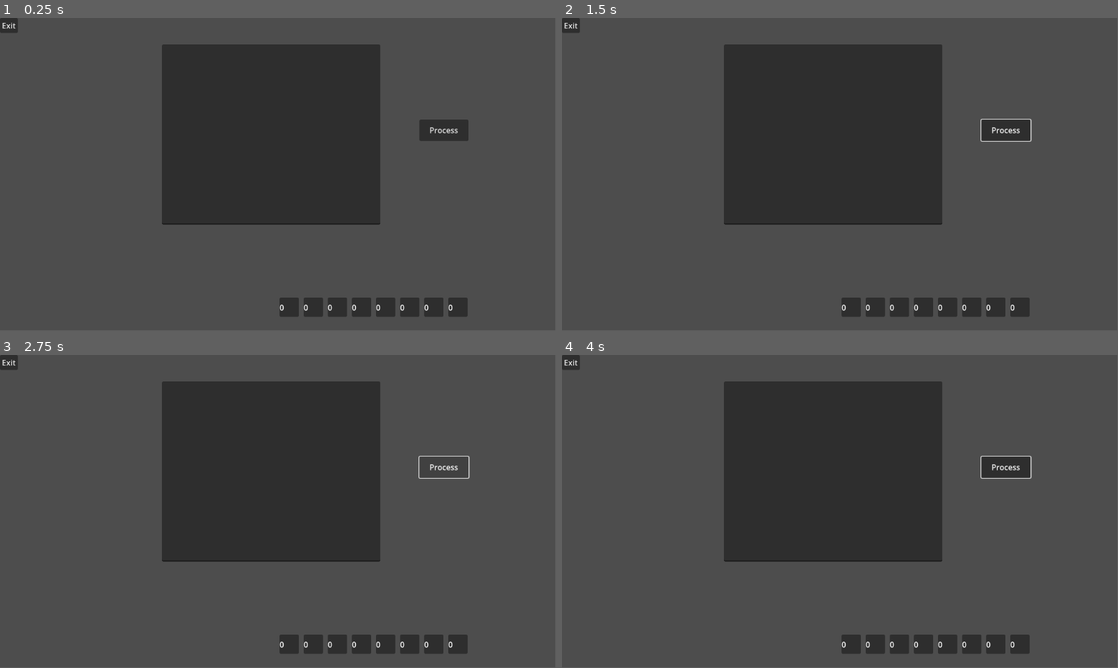
Above: before the commit, frames 1-4 (two rows, left to right).
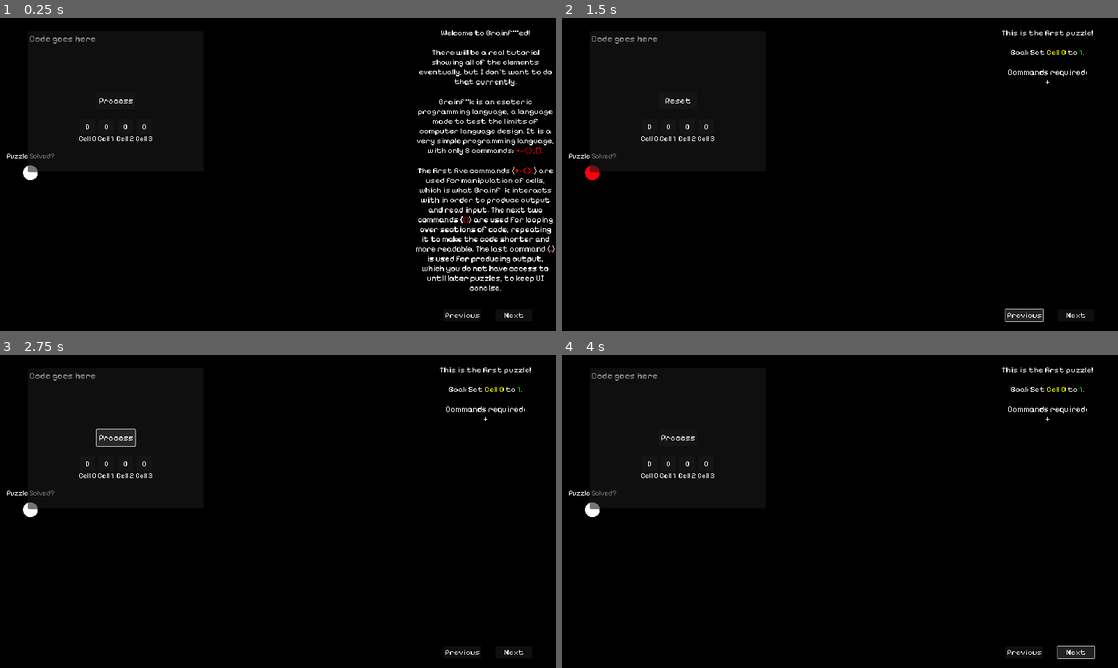
Above: after the commit, the same moments.

Repository: Xarrak-Dev/brainf---ed
Game: Godot game, scene res://game.tscn
The game is run twice, just before and just after one commit, with the same random seed, the same clock (stepped at 60 frames per second) and the same inputs. Before the commit the project starts from res://node_2d.tscn.
Inputs (mouse positions are in pixels of both pictures, inside the frame that each line leads up to):
- Up to frame 1 (0.25 s): no input
- Up to frame 2 (1.5 s): click "Process" at 0.5 s; click (1023, 315) at 1.25 s, where only the run after the commit has a clickable "Previous"
- Up to frame 3 (2.75 s): click "Process" (after the commit: "Reset") at 2 s
- Up to frame 4 (4 s): click (1073, 652) at 2.75 s, where only the run after the commit has a clickable "Next"; click (1073, 652) at 3.5 s, where only the run after the commit has a clickable "Next"
In our replay, the window is 799x449 before the commit and 800x450 after it. These sizes can differ from the game's own. Grey fills any space a smaller window leaves; there, only what the larger window draws over its background counts as a difference.

The runs differ from the first frame. In frame 1, 100% of the frame differs, in the area x 0-100%, y 0-100%; in frame 2, 100%; in frame 3, 100%; in frame 4, 100%.

Commit message:
i havent pushed changes in a hot minute

Diff:
--- /dev/null
+++ b/basePuzzles.json
@@ -0,0 +1,20 @@
+{
+	"0": {
+		"type":"cellValue",
+		"defaultCellSetup":null,
+		"allowedFunctions":
+			{
+				"input": false,
+				"speed": false
+			},
+		"cellNumber":4,
+		"cellSize":4,
+		"solutionType":"cell",
+		"solution":1,
+		"description":
+			{
+				"page0":"[center]Welcome to Brainf***ed!\n\nThere will be a real tutorial showing all of the elements eventually, but I don't want to do that currently.\n\nBrainf**k is an esoteric programming language, a language made to test the limits of computer language design. It is a very simple programming language, with only 8 commands; [color=red]+-<>,[].[/color] \n\nThe first five commands ([color=red]+-<>,[/color]) are used for manipulation of cells, which is what Brainf**k interacts with in order to produce output and read input. The next two commands ([color=red][][/color]) are used for looping over sections of code, repeating it to make the code shorter and more readable. The last command ([color=red].[/color]) is used for producing output, which you do not have access to until later puzzles, to keep UI concise.[/center]",
+				"page1":"[center]This is the first puzzle!\n\nGoal: Set [color=yellow]Cell 0[/color] to [color=green]1[/color].\n\nCommands required:\n+[/center]"
+			}
+	}
+}
--- a/cell.gd
+++ b/cell.gd
@@ -2,9 +2,11 @@
 
 var value = 0
 @onready var valueLabel = $Panel/ValueLabel
+@onready var nameLabel = $"Cell Label"
 
 func _ready():
 	valueLabel.text = str(value)
+	nameLabel.text = "Cell " + self.name.split("l")[2]
 
 func updateValue(val):
 	value = val
--- a/cell.tscn
+++ b/cell.tscn
@@ -1,6 +1,11 @@
-[gd_scene load_steps=2 format=3 uid="uid://dugbwiul1ufsa"]
+[gd_scene load_steps=4 format=3 uid="uid://dugbwiul1ufsa"]
 
 [ext_resource type="Script" path="res://cell.gd" id="1_o2em5"]
+[ext_resource type="FontFile" uid="uid://crb8tfej8hrt1" path="res://PixelifySans-Regular.ttf" id="2_22pnf"]
+
+[sub_resource type="LabelSettings" id="LabelSettings_35q8v"]
+font = ExtResource("2_22pnf")
+font_size = 19
 
 [node name="Cell" type="Node2D"]
 script = ExtResource("1_o2em5")
@@ -17,7 +22,18 @@
 offset_top = 9.0
 offset_right = 40.0
 offset_bottom = 32.0
+text = "0"
+label_settings = SubResource("LabelSettings_35q8v")
+horizontal_alignment = 1
 metadata/_edit_group_ = true
+
+[node name="Cell Label" type="Label" parent="."]
+offset_left = -23.0
+offset_top = 20.0
+offset_right = 23.0
+offset_bottom = 43.0
+text = "Cell 0"
+label_settings = SubResource("LabelSettings_35q8v")
 
 [node name="Container" type="Container" parent="."]
 offset_left = -20.0
--- /dev/null
+++ b/game.gd
@@ -0,0 +1,72 @@
+extends Node2D
+
+@onready var level = load("res://level_template.tscn")
+@onready var descLabel = $"Puzzle Description"
+@onready var dot = $"Completed Dot"
+@onready var nextButton = $"Next Page Button"
+@onready var prevButton = $"Previous Page Button"
+var puzzleNumber = 0
+var game = null
+var pageNumber = 0
+@onready var puzzles = preload("res://basePuzzles.json").data
+@onready var puzzle = puzzles[str(puzzleNumber)]
+
+func _ready() -> void:
+	createPuzzle()
+
+func createPuzzle():
+	if puzzle["description"].size() == 1:
+		nextButton.visible = false
+		prevButton.visible = false
+	updatePage()
+	createGame(puzzle["cellNumber"], puzzle["cellSize"], puzzle["allowedFunctions"]["input"], puzzle["allowedFunctions"]["speed"], puzzle["defaultCellSetup"])
+
+func createGame(cellNumber:int = 8, cellSize:int = 8, inputAllowed:bool = true, speedAllowed:bool = true, defaultCells = null):
+	game = level.instantiate()
+	for child in get_children():
+		if child.name == "game":
+			child.queue_free()
+	game.cellBitSize = cellSize
+	game.allowed["input"] = inputAllowed
+	game.allowed["speed"] = speedAllowed
+	game.name = "game"
+	if defaultCells != null:
+		game.defaultCells = defaultCells
+		game.cells = defaultCells
+	else:
+		game.fillCells(cellNumber)
+	game.simulated.connect(checkGame)
+	game.reset.connect(resetGame)
+	add_child(game)
+
+func checkGame():
+	var solved = false
+	if puzzle["solutionType"] == "cell":
+		solved = puzzleChecker.checkSolution(puzzle["type"], game.cells, puzzle["solution"])
+	if solved:
+		dot.modulate = Color(0, 0.69, 0)
+		var overlay = load("res://succesfulPuzzle.tscn").instantiate()
+		add_child(overlay)
+	else:
+		dot.modulate = Color(1, 0, 0.067)
+
+func resetGame():
+	dot.modulate = Color(1, 1, 1)
+
+func updatePage():
+	descLabel.text = puzzle["description"]["page" + str(pageNumber)]
+
+func _on_previous_page_button_pressed() -> void:
+	if pageNumber > 0:
+		pageNumber -= 1
+	else:
+		pageNumber = puzzle["description"].size() - 1
+	updatePage()
+
+
+func _on_next_page_button_pressed() -> void:
+	if pageNumber < (puzzle["description"].size() - 1):
+		pageNumber += 1
+	else:
+		pageNumber = 0
+	updatePage()
--- /dev/null
+++ b/game.tscn
@@ -0,0 +1,59 @@
+[gd_scene load_steps=5 format=3 uid="uid://bcvnnfdfbumt7"]
+
+[ext_resource type="Script" path="res://game.gd" id="1_8spen"]
+[ext_resource type="FontFile" uid="uid://crb8tfej8hrt1" path="res://PixelifySans-Regular.ttf" id="2_0kbh7"]
+[ext_resource type="Texture2D" uid="uid://5xghd2y40rk4" path="res://unnamed.png" id="3_m42xy"]
+
+[sub_resource type="LabelSettings" id="LabelSettings_2ykdp"]
+font = ExtResource("2_0kbh7")
+font_size = 24
+
+[node name="Node2D" type="Node2D"]
+script = ExtResource("1_8spen")
+
+[node name="Puzzle Description" type="RichTextLabel" parent="."]
+offset_left = 1433.0
+offset_top = 34.0
+offset_right = 1920.0
+offset_bottom = 116.0
+theme_override_fonts/normal_font = ExtResource("2_0kbh7")
+theme_override_font_sizes/normal_font_size = 28
+bbcode_enabled = true
+text = "[center]if you're seeing this something went horribly wrong lol[/center]"
+fit_content = true
+scroll_active = false
+autowrap_mode = 2
+
+[node name="Previous Page Button" type="Button" parent="."]
+offset_left = 1532.0
+offset_top = 1005.0
+offset_right = 1658.0
+offset_bottom = 1047.0
+theme_override_fonts/font = ExtResource("2_0kbh7")
+theme_override_font_sizes/font_size = 28
+text = "Previous"
+
+[node name="Next Page Button" type="Button" parent="."]
+offset_left = 1712.0
+offset_top = 1005.0
+offset_right = 1838.0
+offset_bottom = 1047.0
+theme_override_fonts/font = ExtResource("2_0kbh7")
+theme_override_font_sizes/font_size = 28
+text = "Next"
+
+[node name="Completed Dot" type="Sprite2D" parent="."]
+position = Vector2(105, 534)
+scale = Vector2(0.1, 0.1)
+texture = ExtResource("3_m42xy")
+
+[node name="Information Level" type="Label" parent="."]
+offset_left = 22.0
+offset_top = 462.0
+offset_right = 189.0
+offset_bottom = 491.0
+text = "Puzzle Solved?"
+label_settings = SubResource("LabelSettings_2ykdp")
+
+[connection signal="pressed" from="Previous Page Button" to="." method="_on_previous_page_button_pressed"]
+[connection signal="pressed" from="Next Page Button" to="." method="_on_next_page_button_pressed"]
--- /dev/null
+++ b/level_template.tscn
@@ -0,0 +1,88 @@
+[gd_scene load_steps=5 format=3 uid="uid://vc6fqkgcfr26"]
+
+[ext_resource type="Script" path="res://node_2d.gd" id="1_xnb2o"]
+[ext_resource type="FontFile" uid="uid://crb8tfej8hrt1" path="res://PixelifySans-Regular.ttf" id="2_why1f"]
+
+[sub_resource type="LabelSettings" id="LabelSettings_pxg48"]
+font = ExtResource("2_why1f")
+font_size = 24
+
+[sub_resource type="LabelSettings" id="LabelSettings_xrlmi"]
+font = ExtResource("2_why1f")
+font_size = 22
+
+[node name="Node2D" type="Node2D"]
+scale = Vector2(1.3, 1.3)
+script = ExtResource("1_xnb2o")
+
+[node name="Editor" type="TextEdit" parent="."]
+offset_left = 506.0
+offset_top = 82.0
+offset_right = 973.0
+offset_bottom = 456.0
+theme_override_fonts/font = ExtResource("2_why1f")
+theme_override_font_sizes/font_size = 24
+placeholder_text = "Code goes here"
+wrap_mode = 1
+
+[node name="Input" type="TextEdit" parent="."]
+offset_left = 511.0
+offset_top = 568.0
+offset_right = 964.0
+offset_bottom = 606.0
+theme_override_fonts/font = ExtResource("2_why1f")
+theme_override_font_sizes/font_size = 20
+placeholder_text = "Input for the program goes here"
+
+[node name="ProcessButton" type="Button" parent="."]
+offset_left = 689.0
+offset_top = 517.0
+offset_right = 791.0
+offset_bottom = 561.0
+theme_override_fonts/font = ExtResource("2_why1f")
+theme_override_font_sizes/font_size = 23
+text = "Process"
+
+[node name="Cells" type="Node" parent="."]
+
+[node name="outputLabel" type="Label" parent="."]
+offset_left = 626.923
+offset_top = 713.077
+offset_right = 834.923
+offset_bottom = 742.077
+size_flags_horizontal = 4
+focus_mode = 2
+text = "Output Goes Here"
+label_settings = SubResource("LabelSettings_pxg48")
+horizontal_alignment = 1
+metadata/_edit_use_anchors_ = true
+
+[node name="Pointer" type="Label" parent="."]
+offset_left = -74.6154
+offset_top = -46.9231
+offset_right = -49.6154
+offset_bottom = 13.0769
+rotation = 1.5708
+pivot_offset = Vector2(25, 30)
+theme_override_font_sizes/font_size = 43
+text = ">"
+
+[node name="HSlider" type="HSlider" parent="."]
+offset_left = 520.0
+offset_top = 55.0
+offset_right = 961.0
+offset_bottom = 71.0
+max_value = 0.3
+step = 0.001
+
+[node name="infoLabel" type="Label" parent="HSlider"]
+layout_mode = 0
+offset_left = 150.0
+offset_top = -36.5385
+offset_right = 280.0
+offset_bottom = -9.53846
+text = "Speed Slider"
+label_settings = SubResource("LabelSettings_xrlmi")
+
+[connection signal="pressed" from="ProcessButton" to="." method="_on_process_button_pressed"]
+[connection signal="value_changed" from="HSlider" to="." method="_on_h_slider_value_changed"]
--- a/node_2d.gd
+++ b/node_2d.gd
@@ -1,55 +1,130 @@
 extends Node2D
 
+#elements, these are used when they need to be updated, read from or have the visibility changed
 @onready var editor = $Editor
 @onready var cellsNode = $Cells
+@onready var outputLabel = $outputLabel
+@onready var input = $Input
+@onready var pointerLabel = $Pointer
+@onready var speedSlider = $HSlider
+@onready var processButton = $ProcessButton
 
+@onready var centerOfScreenX = (get_viewport().size.x / self.scale.x) / 2
+@onready var viewportSizeY = get_viewport().size.y / self.scale.x
+
+signal simulated
+signal reset
+
+#customization settings for creating puzzles
+var allowed = {"input":true, "speed": true}
+var defaultCells = null
+var cellBitSize:int = 8
+
+#these are all of the global variables needed for the various functions
 var pointer = 0
 var instPointer = 0
-var cells = {"cell0": 0, "cell1": 0, "cell2": 0, "cell3": 0, "cell4": 0, "cell5": 0, "cell6": 0, "cell7": 0}
+var inputPointer = 0
+var cells = {}
 var loopStarts = []
 var loopEnds = []
 var loops = {}
 var cell = preload("res://cell.tscn")
+var inputs = []
+var customSpeed = false
+var speed = 0
 
 # Called when the node enters the scene tree for the first time.
 func _ready() -> void:
 	generateCells(cells)
+	if !allowed["input"]:
+		outputLabel.visible = false
+		input.visible = false
+	if !allowed["speed"]:
+		speedSlider.visible = false
+	getPositionGood(editor, 10)
+	getPositionGood(processButton, 1.75)
+	getPositionGood(speedSlider, 15)
+	getPositionGood(input, 1.5)
+	getPositionGood(outputLabel, 1.15)
 
+func getPositionGood(element, sizeY):
+	element.position = Vector2(centerOfScreenX - (element.size.x / 2), viewportSizeY / sizeY)
 
 func _on_process_button_pressed() -> void:
-	var unsplit:String = editor.text
-	var keywordList:Array = unsplit.split()
-	runSimulation(keywordList)
+	if processButton.text != "Reset":
+		var unsplit:String = editor.text
+		var keywordList:Array = unsplit.split()
+		runSimulation(keywordList)
+		processButton.text = "Reset"
+	else:
+		if defaultCells != null:
+			cells = defaultCells.duplicate(true)
+		else:
+			var i = 0
+			for key in cells:
+				cells[key] = 0
+				var selectedCell = cellsNode.get_child(i)
+				selectedCell.updateValue(cells["cell" + str(i)])
+				i += 1
+		var i = 0
+		for child in cellsNode.get_children():
+			child.updateValue(cells["cell" + str(i)])
+			i += 1
+		reset.emit()
+		processButton.text = "Process"
+		pointerLabel.position = Vector2(-100, -100)
+
+func fillCells(amount):
+	for i in amount:
+		cells["cell" + str(i)] = 0
 
 func runSimulation(keywords):
-	cells = {"cell0": 0, "cell1": 0, "cell2": 0, "cell3": 0, "cell4": 0, "cell5": 0, "cell6": 0, "cell7": 0}
+	if defaultCells != null:
+		cells = defaultCells.duplicate(true)
+	else:
+		var i = 0
+		for key in cells:
+			cells[key] = 0
+			var selectedCell = cellsNode.get_child(i)
+			selectedCell.updateValue(cells["cell" + str(i)])
+			i += 1
 	pointer = 0
 	loopStarts = []
 	loopEnds = []
 	loops = {}
 	instPointer = -1
+	inputPointer = 0
+	outputLabel.text = ""
+	inputs = input.text.split()
 	var movePointerLeft = func():
 		pointer -= 1
 	var movePointerRight = func():
 		pointer += 1
 	var addToCell = func():
-		cells["cell" + str(pointer)] += 1
+		if cells["cell" + str(pointer)] > (2 ** cellBitSize) - 2:
+			cells["cell" + str(pointer)] = 0
+		else:
+			cells["cell" + str(pointer)] += 1
 	var unaddToCell = func():
 		if cells["cell" + str(pointer)] > 0:
 			cells["cell" + str(pointer)] -= 1
+		else:
+			cells["cell" + str(pointer)] = (2 ** cellBitSize) - 1
 	var addLoopStart = func():
-		print(cells["cell" + str(pointer)] == 0)
 		if (cells["cell" + str(pointer)] == 0):
-			print("Hello")
-			print(loops[instPointer])
 			instPointer = loops[instPointer]
 	var addLoopEnd = func():
-		print(cells["cell" + str(pointer)] != 0)
 		if (cells["cell" + str(pointer)] != 0):
-			print("Hello")
-			print(loops.find_key(instPointer))
 			instPointer = loops.find_key(instPointer)
-	var keyTypes = {"<": movePointerLeft, ">": movePointerRight, "+": addToCell, "-": unaddToCell, "[": addLoopStart, "]": addLoopEnd}
+	var getInput = func():
+		if (inputs.size() - 1) < inputPointer:
+			cells["cell" + str(pointer)] = 0
+		else:
+			cells["cell" + str(pointer)] = inputs[inputPointer].unicode_at(0)
+			inputPointer += 1
+	var appendToOutput = func():
+		outputLabel.text = outputLabel.text + char(cells["cell" + str(pointer)])
+	var keyTypes = {"<": movePointerLeft, ">": movePointerRight, "+": addToCell, "-": unaddToCell, "[": addLoopStart, "]": addLoopEnd, ".": appendToOutput, ",": getInput}
 	var instructions = []
 	var tempPointer = 0
 	var matches = 0
@@ -68,22 +143,38 @@
 			pointer = 0
 		if pointer < 0:
 			pointer = cells.size() - 1
-		print(pointer, instPointer, cells, loops)
+		var selectedCell = cellsNode.get_child(pointer)
+		selectedCell.updateValue(cells[selectedCell.name])
+		pointerLabel.position = Vector2((selectedCell.position.x - (24 * scale.x)) / scale.x, (selectedCell.position.y - (50 * scale.x)) / scale.x)
+		if customSpeed:
+			await get_tree().create_timer(speed).timeout
 	for celll in cellsNode.get_children():
 		celll.updateValue(cells[celll.name])
+	simulated.emit()
 
 func generateCells(cellDict:Dictionary):
-	var lastCellPos = Vector2(600, 600)
-	print("function called")
+	var lastCellPos = Vector2((get_viewport().size.x / 2) - ((25 * self.scale.x) * (cellDict.keys().size() - 1)), get_viewport().size.y / 1.2)
 	var i = 0
 	for celll in cellDict.keys():
 		var newCell = cell.instantiate()
 		newCell.value = cellDict[celll]
 		newCell.position = lastCellPos
-		lastCellPos.x += 50
+		newCell.scale = self.scale
+		lastCellPos.x += (50 * self.scale.x)
 		newCell.name = "cell" + str(i)
 		cellsNode.add_child(newCell)
 		i += 1
 
-func _on_exit_button_pressed() -> void:
-	get_tree().quit()
+func wait(seconds: float) -> void:
+	await get_tree().create_timer(seconds).timeout
+
+
+func _on_h_slider_value_changed(value: float) -> void:
+	if value == 0:
+		customSpeed = false
+	else:
+		customSpeed = true
+		if value < 0.05:
+			speed = 0
+		else:
+			speed = value
--- a/node_2d.tscn
+++ /dev/null
@@ -1,29 +0,0 @@
-[gd_scene load_steps=2 format=3 uid="uid://vc6fqkgcfr26"]
-
-[ext_resource type="Script" path="res://node_2d.gd" id="1_8ac0g"]
-
-[node name="Node2D" type="Node2D"]
-script = ExtResource("1_8ac0g")
-
-[node name="Editor" type="TextEdit" parent="."]
-offset_left = 336.0
-offset_top = 55.0
-offset_right = 789.0
-offset_bottom = 429.0
-
-[node name="ProcessButton" type="Button" parent="."]
-offset_left = 870.0
-offset_top = 211.0
-offset_right = 972.0
-offset_bottom = 255.0
-text = "Process"
-
-[node name="ExitButton" type="Button" parent="."]
-offset_right = 8.0
-offset_bottom = 8.0
-text = "Exit"
-
-[node name="Cells" type="Node" parent="."]
-
-[connection signal="pressed" from="ProcessButton" to="." method="_on_process_button_pressed"]
-[connection signal="pressed" from="ExitButton" to="." method="_on_exit_button_pressed"]
--- a/project.godot
+++ b/project.godot
@@ -11,6 +11,23 @@
 [application]
 
 config/name="Brainf---ed"
-run/main_scene="res://node_2d.tscn"
+run/main_scene="res://game.tscn"
 config/features=PackedStringArray("4.3", "GL Compatibility")
 config/icon="res://icon.svg"
+
+[autoload]
+
+puzzleChecker="*res://puzzleTypes.gd"
+
+[display]
+
+window/size/viewport_width=1920
+window/size/viewport_height=1080
+window/size/mode=4
+window/stretch/mode="canvas_items"
+window/stretch/aspect="ignore"
+
+[rendering]
+
+textures/canvas_textures/default_texture_filter=0
+environment/defaults/default_clear_color=Color(0, 0, 0, 1)
--- /dev/null
+++ b/puzzleTypes.gd
@@ -0,0 +1,11 @@
+extends Node
+
+func checkSolution(type, attempted, solution):
+	if type == "cellValue":
+		for value in attempted.values():
+			if solution == value:
+				return true
+	elif type == "exact":
+		if attempted == solution:
+			return true
+	return false
--- /dev/null
+++ b/succesfulPuzzle.tscn
@@ -0,0 +1,54 @@
+[gd_scene load_steps=5 format=3 uid="uid://bii2s3r8wc5bf"]
+
+[ext_resource type="Script" path="res://succesful_puzzle.gd" id="1_nq2ty"]
+[ext_resource type="FontFile" uid="uid://crb8tfej8hrt1" path="res://PixelifySans-Regular.ttf" id="2_faymk"]
+
+[sub_resource type="StyleBoxFlat" id="StyleBoxFlat_hkv88"]
+bg_color = Color(0.329158, 0.329158, 0.329158, 1)
+
+[sub_resource type="LabelSettings" id="LabelSettings_76dpq"]
+font = ExtResource("2_faymk")
+font_size = 30
+
+[node name="SuccesfulPuzzle" type="Node2D"]
+script = ExtResource("1_nq2ty")
+
+[node name="Overlay" type="ColorRect" parent="."]
+offset_left = -42.0
+offset_top = -24.0
+offset_right = 1988.0
+offset_bottom = 1108.0
+color = Color(0.737193, 0.737193, 0.737193, 0.215686)
+
+[node name="Panel" type="Panel" parent="."]
+anchors_preset = 8
+anchor_left = 0.5
+anchor_top = 0.5
+anchor_right = 0.5
+anchor_bottom = 0.5
+offset_left = 660.0
+offset_top = 340.0
+offset_right = 1260.0
+offset_bottom = 740.0
+grow_horizontal = 2
+grow_vertical = 2
+theme_override_styles/panel = SubResource("StyleBoxFlat_hkv88")
+
+[node name="Label" type="Label" parent="."]
+offset_left = 802.0
+offset_top = 353.0
+offset_right = 1117.0
+offset_bottom = 389.0
+text = "You solved the puzzle!"
+label_settings = SubResource("LabelSettings_76dpq")
+
+[node name="Button" type="Button" parent="."]
+offset_left = 847.0
+offset_top = 499.0
+offset_right = 1066.0
+offset_bottom = 555.0
+theme_override_fonts/font = ExtResource("2_faymk")
+theme_override_font_sizes/font_size = 40
+text = "Close Game"
+
+[connection signal="pressed" from="Button" to="." method="_on_button_pressed"]
--- /dev/null
+++ b/succesful_puzzle.gd
@@ -0,0 +1,4 @@
+extends Node2D
+
+func _on_button_pressed() -> void:
+	get_tree().quit()
Binary file added: PixelifySans-Regular.ttf
Not shown, added: PixelifySans-Regular.ttf.import
Binary file added: TrioDX.fon
Not shown, added: export_presets.cfg
Binary file added: unnamed.png
Not shown, added: unnamed.png.import
Not shown, added: exports/brain.console.exe
Not shown, added: exports/brain.exe
